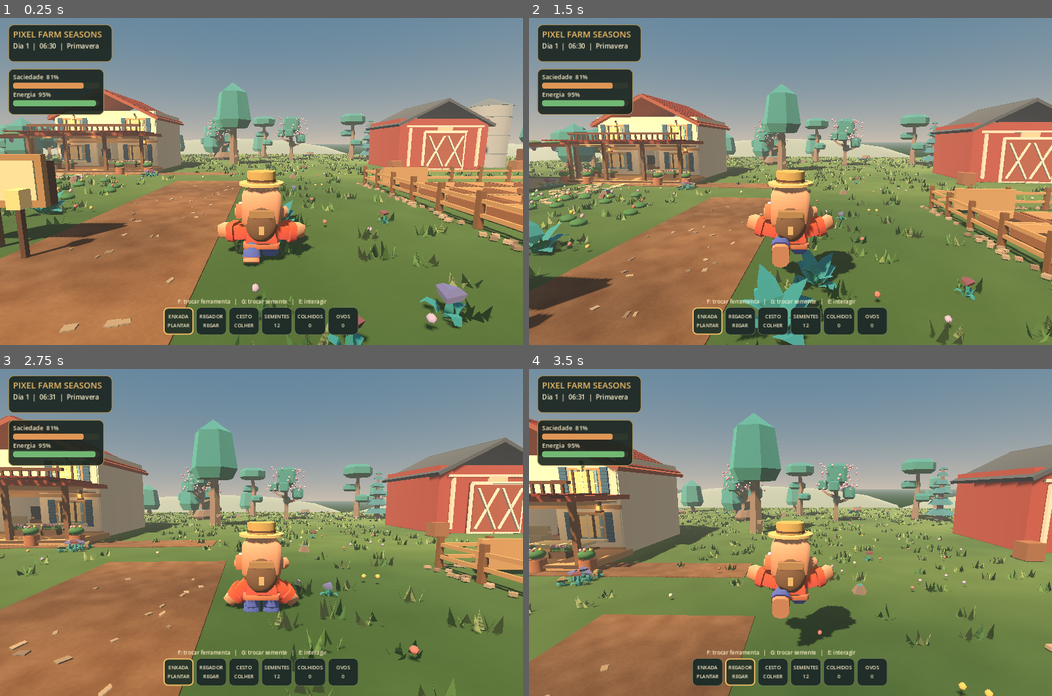
Above: before the commit, frames 1-4 (two rows, left to right).
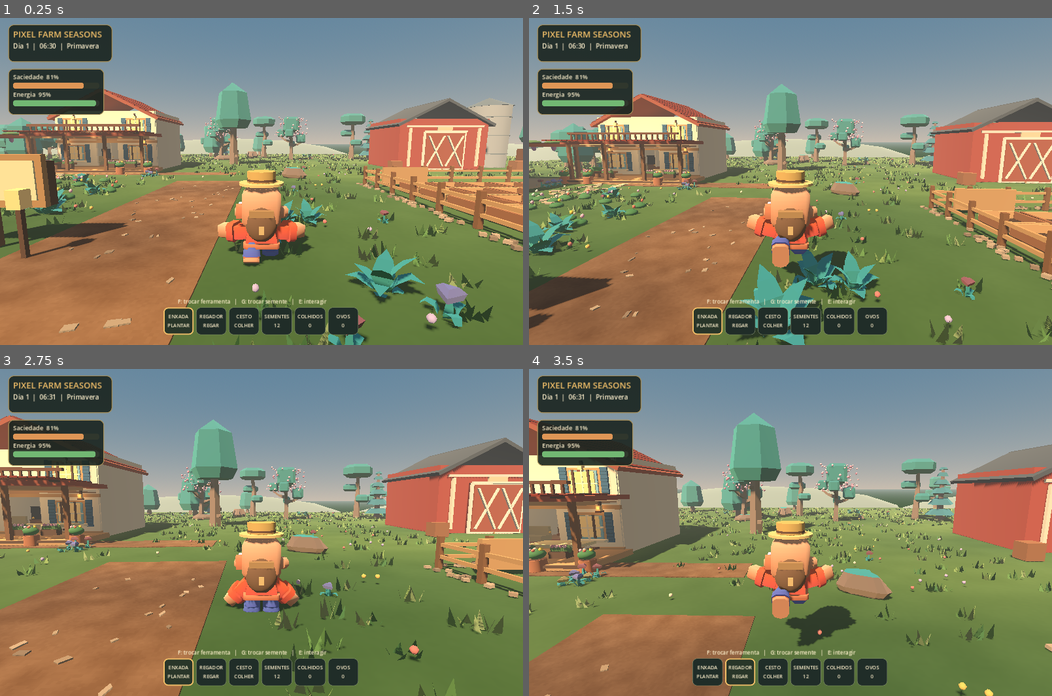
Above: after the commit, the same moments.

Repository: juniordev830/pixel-farm-seasons
Game: Godot game, scene res://scenes/farm_world.tscn
Two runs of this game, one before a commit and one after it. Both use one fixed random seed, a clock stepped at 60 frames per second and the inputs below.
Inputs (mouse positions are in pixels of both pictures, inside the frame that each line leads up to):
- Up to frame 1 (0.25 s): no input
- Up to frame 2 (1.5 s): tap Enter (ui_accept) at 0.5 s; move the mouse to (816, 181) at 0.52 s; hold Ctrl (crouch) 0.53-1.28 s; hold W (move_forward) from 0.53 s (still down); tap Space (jump) at 0.77 s; move the mouse to (764, 181) at 1.27 s; tap Shift (sprint) at 1.35 s
- Up to frame 3 (2.75 s): keep holding W (move_forward); tap Space (jump) at 1.52 s; move the mouse to (271, 525) at 2.02 s; tap V (toggle_camera) at 2.1 s
- Up to frame 4 (3.5 s): keep holding W (move_forward); move the mouse to (785, 539) at 2.77 s; tap F at 2.85 s; tap Space (jump) at 3.02 s

The runs differ from the first frame. In frame 1, 1.7% of the frame differs, in the area x 11-82%, y 40-88%; in frame 2, 1.4%; in frame 3, 0.6%; in frame 4, 1.1%.

Commit message:
visual: polir personagem, luz, estrada, vegetação, arquitetura e HUD

Diff:
--- a/godot/scripts/asset_quality_pass.gd
+++ b/godot/scripts/asset_quality_pass.gd
@@ -169,7 +169,7 @@
         var model := String(FLOWERS[i % FLOWERS.size()])
         if _place(model, Vector3(x, 0.02, z), rng.randf_range(1.7, 3.1), rng.randf_range(-PI, PI)) != null:
             flower_count += 1
-    for i in range(35):
+    for i in range(42):
         var x := rng.randf_range(-43.0, 43.0)
         var z := rng.randf_range(-43.0, 43.0)
         if environment != null and not bool(environment.call("_ground_available", x, z)):
@@ -183,6 +183,11 @@
             continue
         if _place(String(ROCKS[i % ROCKS.size()]), Vector3(x, 0.015, z), rng.randf_range(1.6, 3.5), rng.randf_range(-PI, PI)) != null:
             rocks_count += 1
+    # Grouped flowering shrubs frame the approach without blocking roads.
+    for p in [Vector3(-9.1, 0.02, 1.4), Vector3(-9.5, 0.02, 3.5),
+              Vector3(0.9, 0.02, 6.4), Vector3(1.5, 0.02, 10.4),
+              Vector3(-6.2, 0.02, 21.5), Vector3(-0.1, 0.02, 25.0)]:
+        _place("plant-bushdetailed.glb", p, 2.1, rng.randf_range(-PI, PI))
     # Flowers near the porch and beds, carefully outside walking paths.
     for x in [-20.35, -19.8, -9.55, -8.95]:
         for z in [-6.4, -5.9, -5.4]:
